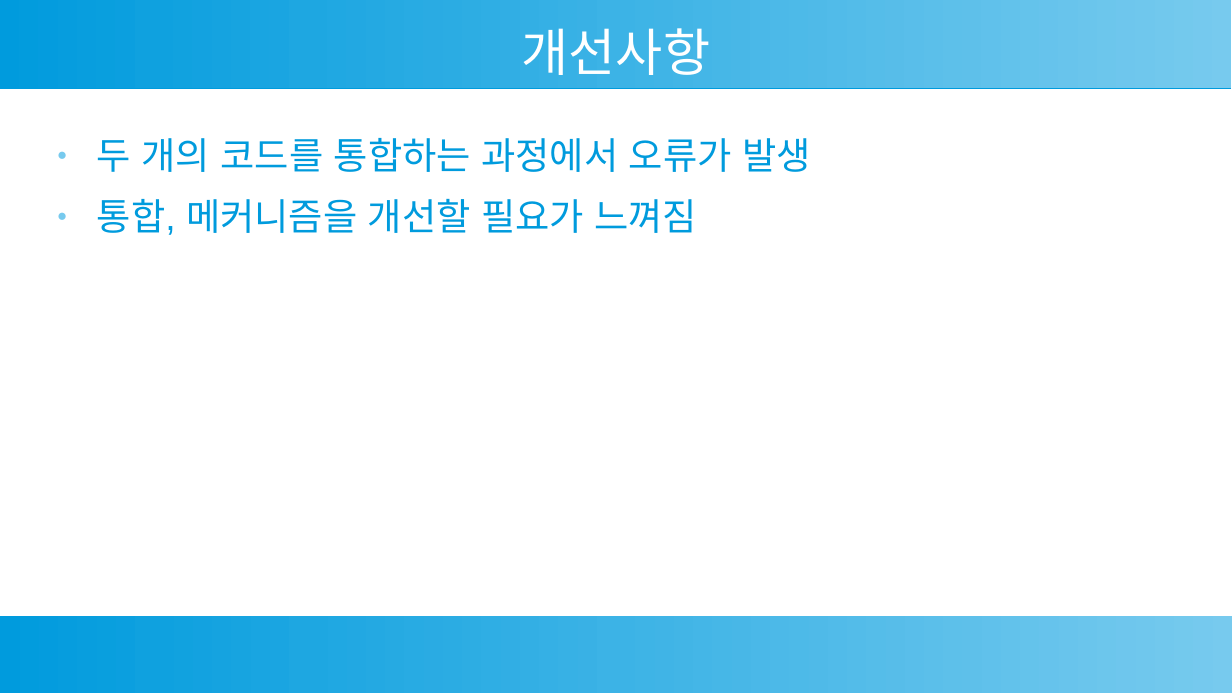
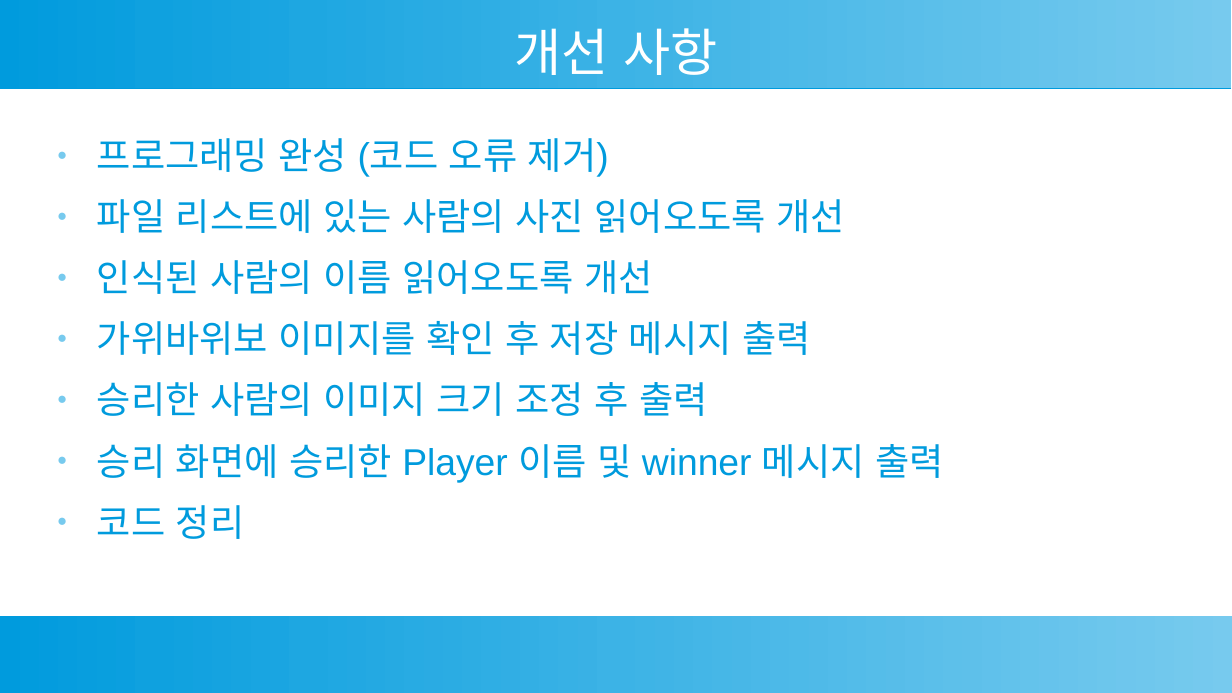
Before and after one commit to pskcci/intel-01, a slide deck: slide 7 of class01/mini-project/02_Gong&Lee/mini_project.odp. Drawn at 1232x693 pixels with LibreOffice and Linux fonts; fonts in the diff are those of the drawing. Boxes give left, top, right and bottom in pixels: in the first picture for what was removed or moved away, otherwise in the second. Text is boxed around its words. In the diff, an @@ line names an element or a change of style, - is before the commit and + after.

Commit message:
ppt final

```diff
--- a/class01/mini-project/02_Gong&Lee/mini_project.odp
+++ b/class01/mini-project/02_Gong&Lee/mini_project.odp
@@ title at (515,28,717,75): spaces changed @@
-개선사항
+개선 사항
@@ text at (97,138,944,539): text changed @@
-● 두 개의 코드를 통합하는 과정에서 오류가 발생
-● 통합, 메커니즘을 개선할 필요가 느껴짐
+● 프로그래밍 완성 (코드 오류 제거)
+● 파일 리스트에 있는 사람의 사진 읽어오도록 개선
+● 인식된 사람의 이름 읽어오도록 개선
+● 가위바위보 이미지를 확인 후 저장 메시지 출력
+● 승리한 사람의 이미지 크기 조정 후 출력
+● 승리 화면에 승리한 Player 이름 및 winner 메시지 출력
+● 코드 정리
```
Also in this commit, not shown: 2 slides added.
